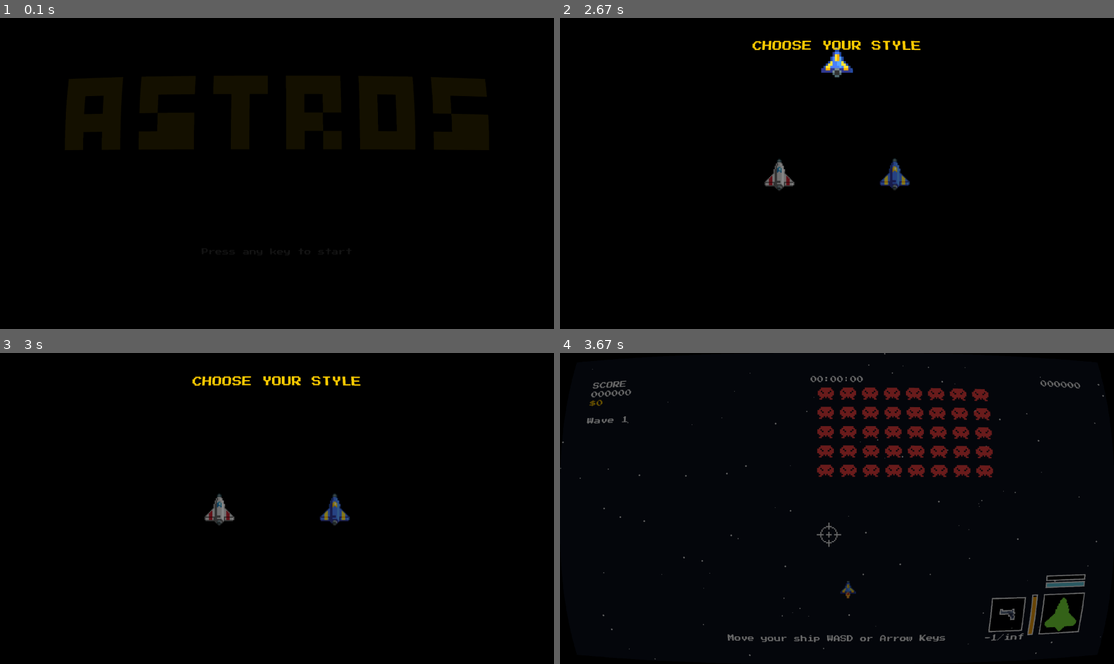
Above: before the commit, frames 1-4 (two rows, left to right).
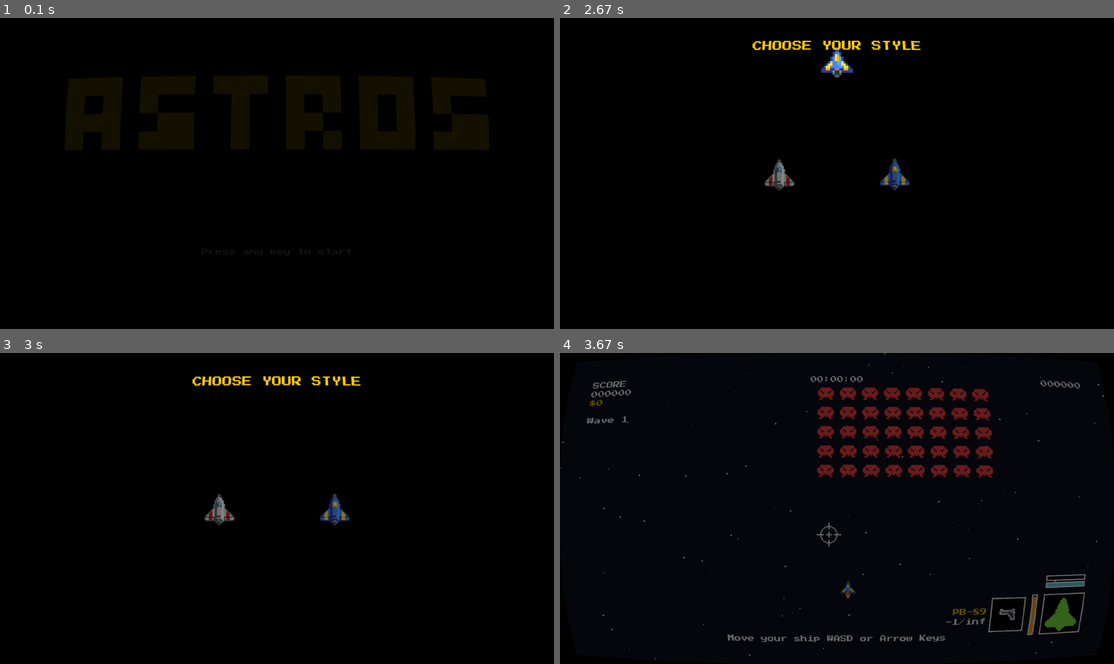
Above: after the commit, the same moments.

Repository: isGoodSoup/astros
Game: pygame game, started from main.py
Same seed, same stepped clock (60 frames per second), same inputs: the game is played once before the commit and once after it.
Inputs (mouse positions are in pixels of both pictures, inside the frame that each line leads up to):
- Up to frame 1 (0.1 s): no input
- Up to frame 2 (2.67 s): hold Right 0.33-0.8 s; move the mouse to (814, 189) at 0.37 s; hold Up 0.83-1.13 s; hold Right 1.17-1.63 s; hold Left 1.67-2.2 s; tap Enter at 2.23 s
- Up to frame 3 (3 s): no input
- Up to frame 4 (3.67 s): no input

Frames 1-3 are identical in both runs. In frame 4, 0.2% of the frame differs, in the area x 69-84%, y 82-93%.

Commit message:
add: ship gun labels

Diff:
--- a/lang/en.json
+++ b/lang/en.json
@@ -14,6 +14,10 @@
   "game.hud.xp": "XP: {xp}/{xp_to_next_level}",
   "game.hud.crit_chance": "Crit Chance: {crit_chance}%",
   "game.hud.crit_multiplier": "Crit Multiplier: {crit_multiplier}",
+  "game.gun.beam": "PB-89",
+  "game.gun.shotgun": "PS-76",
+  "game.gun.auto": "PA-90",
+  "game.gun.nuke": "BIG-BOY",
   "game.lost_mult": "NO MULT!",
   "game.miss": "MISS!",
   "game.tutorial.move": "Move your ship WASD or Arrow Keys",
--- a/lang/es.json
+++ b/lang/es.json
@@ -14,6 +14,10 @@
   "game.hud.xp": "XP: {xp}/{xp_to_next_level}",
   "game.hud.crit_chance": "Golpe Crítico %: {crit_chance}%",
   "game.hud.crit_multiplier": "Golpe Crítico Combo: {crit_multiplier}",
+  "game.gun.beam": "PB-89",
+  "game.gun.shotgun": "PS-76",
+  "game.gun.auto": "PA-90",
+  "game.gun.nuke": "BIG-BOY",
   "game.lost_mult": "¡SIN MULTIPLICADOR!",
   "game.miss": "¡EVASIÓN!",
   "game.tutorial.move": "Mueve tu nave WASD o las flechas del teclado",
--- a/scripts/hud.py
+++ b/scripts/hud.py
@@ -9,7 +9,8 @@
                               INTERFACE_XP_OFFSET, INTERFACE_GUNS_COLS,
                               INTERFACE_GUNS_OFFSET, INTERFACE_GUNS,
                               INTERFACE_AMMO_OFFSET, INTERFACE_AMMO_COLS,
-                              INTERFACE_AMMO, INTERFACE_XP_COLS)
+                              INTERFACE_AMMO, INTERFACE_XP_COLS, SHIP_TAGS,
+                              TEXT_PADDING, LINE_SPACING)
 from scripts.sheet import SpriteSheet
 from scripts.skill_tab import Tab
 from scripts.utils import resource_path
@@ -103,7 +104,7 @@
             "beam": game.ship.guns_ammo["beam"],
             "shotgun": game.ship.guns_ammo["shotgun"],
             "auto": game.ship.guns_ammo["auto"],
-            "missile": game.ship.guns_ammo["missile"],
+            "nuke": game.ship.guns_ammo["nuke"],
         }
 
         self.credits = 0
@@ -176,10 +177,22 @@
         guns_center_x = self.guns.hud_x + self.guns.image.get_width() // 2
         guns_bottom_y = self.guns.hud_y + self.guns.image.get_height()
 
+        icon_left_x = self.guns.hud_x
+        x_right_edge = icon_left_x - TEXT_PADDING
+
+        gun_tag = SHIP_TAGS.get(game.ship.gun, game.ship.gun)
+        gun_name = local.t(gun_tag)
+        gun_name_surface = font.render(gun_name, True, COLOR_LIGHT_ORANGE)
+
+        gun_name_x = x_right_edge - gun_name_surface.get_width()
+        gun_name_y = self.guns.hud_y + 40
+        screen.blit(gun_name_surface, (gun_name_x, gun_name_y))
+        screen.blit(gun_name_surface, [gun_name_x, gun_name_y])
+
         ammo_text = f"{current_ammo}/{total_ammo}"
         ammo_surface = font.render(ammo_text, True, COLOR_WHITE)
-        ammo_x = guns_center_x - ammo_surface.get_width() // 2
-        ammo_y = guns_bottom_y + 5
+        ammo_x = x_right_edge - ammo_surface.get_width()
+        ammo_y = gun_name_y + gun_name_surface.get_height() + LINE_SPACING
         screen.blit(ammo_surface, [ammo_x, ammo_y])
 
         wave_text = local.t('game.hud.wave', wave=game.state.phase_index + 1)
--- a/scripts/settings.py
+++ b/scripts/settings.py
@@ -61,6 +61,9 @@
 INTERFACE_XP_COLS = 33
 INTERFACE_XP_OFFSET = (0, -175)
 
+TEXT_PADDING = 10
+LINE_SPACING = 10
+
 SHIP_MAX_HITPOINTS = 200
 SHIP_MAX_SHIELD = 25
 
@@ -69,20 +72,24 @@
 SHIP_HITBOX = -0.6
 SHIP_OFFSETS = (-25, 200)
 
-SHIP_GUNS = ["beam", "shotgun", "auto", "missile"]
+SHIP_GUNS = ["beam", "shotgun", "auto", "nuke"]
+SHIP_TAGS = {
+    gun: f"game.gun.{gun}"
+    for gun in SHIP_GUNS
+}
 
 SHIP_GUNS_RATES = {
     "beam": 250,
     "shotgun": 400,
     "auto": 150,
-    "missile": 900
+    "nuke": 900
 }
 
 SHIP_AMMO = {
     "beam": -1,
     "shotgun": 20,
     "auto": 400,
-    "missile": 2
+    "nuke": 2
 }
 
 SHIP_SHIELD_FRAMES = 33
@@ -106,7 +113,7 @@
 SHIP_LEVEL_ADDITION = 10
 
 SHIP_SHOTGUN_DAMAGE = 10
-SHIP_MISSILE_DAMAGE = 50
+SHIP_NUKE_DAMAGE = 50
 
 FULL_360 = 360
 
--- a/scripts/ship.py
+++ b/scripts/ship.py
@@ -109,8 +109,8 @@
 
         if self.gun == "shotgun":
             self.damage *= SHIP_SHOTGUN_DAMAGE
-        elif self.gun == "missile":
-            self.damage *= SHIP_MISSILE_DAMAGE
+        elif self.gun == "nuke":
+            self.damage *= SHIP_NUKE_DAMAGE
 
     def update_fire_rate(self):
         self.shot_cooldown = self.guns[self.gun]
@@ -206,8 +206,8 @@
                 else:
                     self.guns_ammo['auto'] -= num_bullets
 
-        if gun_type == "missile":
-            if self.guns_ammo['missile'] <= 0:
+        if gun_type == "nuke":
+            if self.guns_ammo['nuke'] <= 0:
                 return projectiles
 
             projectiles.append(Projectile(pos,COLOR_RED,
--- a/scripts/upgd.py
+++ b/scripts/upgd.py
@@ -43,7 +43,7 @@
         elif self.type == "ammo":
             for ammo in ship.guns_ammo:
                 if ammo == "beam": continue
-                if ammo == "missile":
+                if ammo == "nuke":
                     ship.guns_ammo[ammo] += 1
                     continue
                 ship.guns_ammo[ammo] += 10
